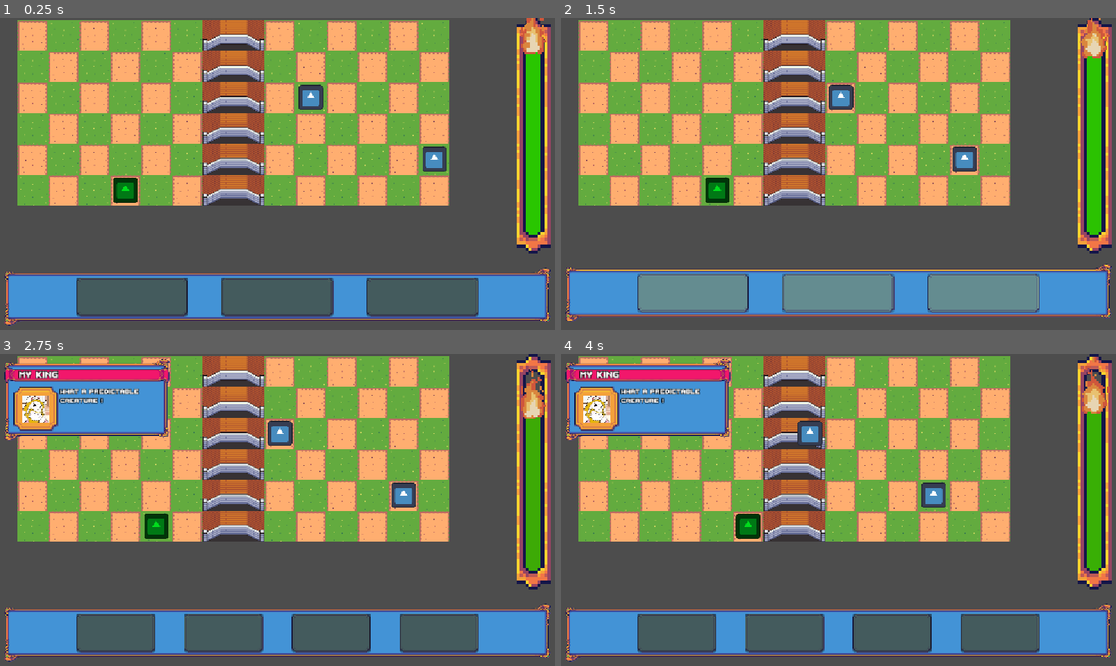
Above: before the commit, frames 1-4 (two rows, left to right).
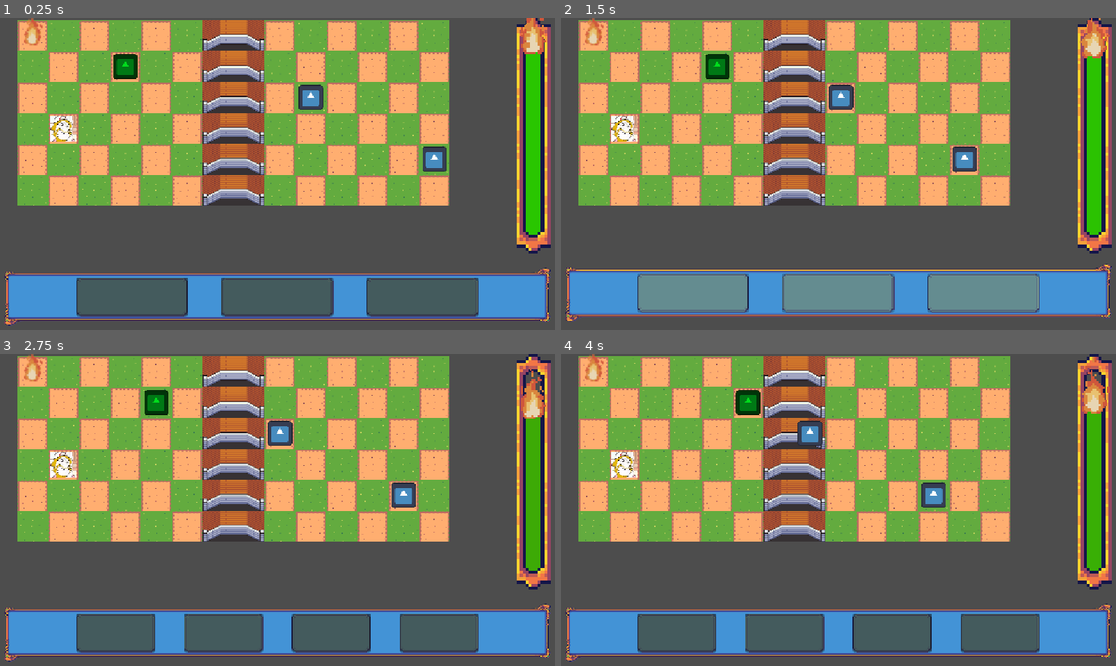
Above: after the commit, the same moments.

Repository: les-brows/acceleturn
Game: Godot game, scene res://Scenes/Game/GameScene.tscn
The game is run twice, just before and just after one commit, with the same random seed, the same clock (stepped at 60 frames per second) and the same inputs. The engine's default icon, where the game draws it, is replaced by a stand-in: a white triangle on a blue panel in a dark square.
Inputs (mouse positions are in pixels of both pictures, inside the frame that each line leads up to):
- Up to frame 1 (0.25 s): no input
- Up to frame 2 (1.5 s): click (694, 295) at 0.5 s; click (677, 295) at 1.25 s
- Up to frame 3 (2.75 s): click (133, 631) at 2 s
- Up to frame 4 (4 s): click (677, 631) at 2.75 s; click (694, 631) at 3.5 s

The runs differ from the first frame. In frame 1, 1.3% of the frame differs, in the area x 4-25%, y 0-60%; in frame 2, 1.3%; in frame 3, 7.7%; in frame 4, 8.0%, in the area x 0-36%, y 0-60%.

Commit message:
feat: Add mage and tracker

Diff:
--- /dev/null
+++ b/Objects/Characters/Mage/Mage.tscn
@@ -0,0 +1,12 @@
+[gd_scene format=3 uid="uid://u8ckqn1eknte"]
+
+[ext_resource type="Script" uid="uid://bgkflxvtlvsfx" path="res://Objects/Characters/Mage/mage.gd" id="1_7anr4"]
+[ext_resource type="Texture2D" uid="uid://c3oegr82pvgv6" path="res://Assets/UI/Group 4 - 3_1.png" id="2_oqi3k"]
+
+[node name="Mage" type="Node2D" unique_id=893759127]
+script = ExtResource("1_7anr4")
+
+[node name="Sprite2D" type="Sprite2D" parent="." unique_id=943319176]
+position = Vector2(0, -21.77)
+scale = Vector2(2.96, 2.96)
+texture = ExtResource("2_oqi3k")
--- /dev/null
+++ b/Objects/Characters/Mage/mage.gd
@@ -0,0 +1,2 @@
+class_name Mage
+extends Character
--- /dev/null
+++ b/Objects/Characters/Trapper/Trapper.tscn
@@ -0,0 +1,11 @@
+[gd_scene format=3 uid="uid://dehcpyo4u001j"]
+
+[ext_resource type="Script" uid="uid://ewpxxvi6nrus" path="res://Objects/Characters/Trapper/trapper.gd" id="1_lprvd"]
+[ext_resource type="Texture2D" uid="uid://blu0dpvabt2r7" path="res://Assets/UI/artworks-byEI1Ks9SQr13Gn3-zZIJGw-t1080x1080.jpg" id="2_pcart"]
+
+[node name="Trapper" type="Node2D" unique_id=638839594]
+script = ExtResource("1_lprvd")
+
+[node name="Sprite2D" type="Sprite2D" parent="." unique_id=443612665]
+scale = Vector2(0.05, 0.05)
+texture = ExtResource("2_pcart")
--- /dev/null
+++ b/Objects/Characters/Trapper/trapper.gd
@@ -0,0 +1,2 @@
+class_name Trapper
+extends Character
--- a/Objects/Characters/character_manager.gd
+++ b/Objects/Characters/character_manager.gd
@@ -27,16 +27,14 @@
 					return child
 
 		Globals.CharacterClass.MAGE:
-			pass
-			#for child in get_children():
-				#if child is Mage:
-					#return child
+			for child in get_children():
+				if child is Mage:
+					return child
 
 		Globals.CharacterClass.TRAPPER:
-			pass
-			#for child in get_children():
-				#if child is Gunner:
-					#return child
+			for child in get_children():
+				if child is Gunner:
+					return child
 	return null
 
 
@@ -59,3 +57,13 @@
 		for child in get_children():
 			if child is Gunner:
 				child.act()
+
+	if(curr_character == Globals.CharacterClass.MAGE):
+		for child in get_children():
+			if child is Mage:
+				child.act()
+
+	if(curr_character == Globals.CharacterClass.TRAPPER):
+		for child in get_children():
+			if child is Trapper:
+				child.act()
--- a/Scenes/Game/Levels/Level.tscn
+++ b/Scenes/Game/Levels/Level.tscn
@@ -6,6 +6,8 @@
 [ext_resource type="PackedScene" uid="uid://c4ke02l0rvs16" path="res://Objects/Enemies/Basic/BasicEnemy.tscn" id="3_h6cj1"]
 [ext_resource type="Script" uid="uid://cv4cpcf1kbih0" path="res://Objects/Characters/character_manager.gd" id="5_qv7ba"]
 [ext_resource type="PackedScene" uid="uid://c2a7edly0fwrk" path="res://Objects/Characters/Gunner/Gunner.tscn" id="6_cxvpv"]
+[ext_resource type="PackedScene" uid="uid://dehcpyo4u001j" path="res://Objects/Characters/Trapper/Trapper.tscn" id="6_mhcxe"]
+[ext_resource type="PackedScene" uid="uid://u8ckqn1eknte" path="res://Objects/Characters/Mage/Mage.tscn" id="7_fpcu7"]
 
 [sub_resource type="TileSetAtlasSource" id="TileSetAtlasSource_ymddk"]
 texture = ExtResource("1_cp10e")
@@ -164,5 +166,10 @@
 [node name="CharacterManager" parent="." unique_id=464431525 instance=ExtResource("3_1tmkh")]
 script = ExtResource("5_qv7ba")
 
+[node name="Trapper" parent="CharacterManager" unique_id=638839594 instance=ExtResource("6_mhcxe")]
+position = Vector2(127, 218)
+
+[node name="Mage" parent="CharacterManager" unique_id=893759127 instance=ExtResource("7_fpcu7")]
+
 [node name="Gunner" parent="CharacterManager" unique_id=1954873730 instance=ExtResource("6_cxvpv")]
-position = Vector2(210, 323)
+position = Vector2(222, 79)
--- a/Scenes/Game/UI/UI.gd
+++ b/Scenes/Game/UI/UI.gd
@@ -202,7 +202,6 @@
 
 func _on_character_1_button_pressed() -> void:
 	_on_choose_character.emit(Globals.CharacterClass.GUNNER)
-	show_ally_dialog("My Kiiiing", "Eh tmr la pvt c bon", Globals.CharacterClass.GUNNER)
 
 
 func _on_character_2_button_pressed() -> void:
@@ -215,7 +214,6 @@
 
 func _on_action_1_button_pressed() -> void:
 	_on_choose_action.emit(1)
-	hide_ally_dialog()
 
 
 func _on_action_2_button_pressed() -> void:
Not shown, added: Objects/Characters/Mage/mage.gd.uid
Not shown, added: Objects/Characters/Trapper/trapper.gd.uid
